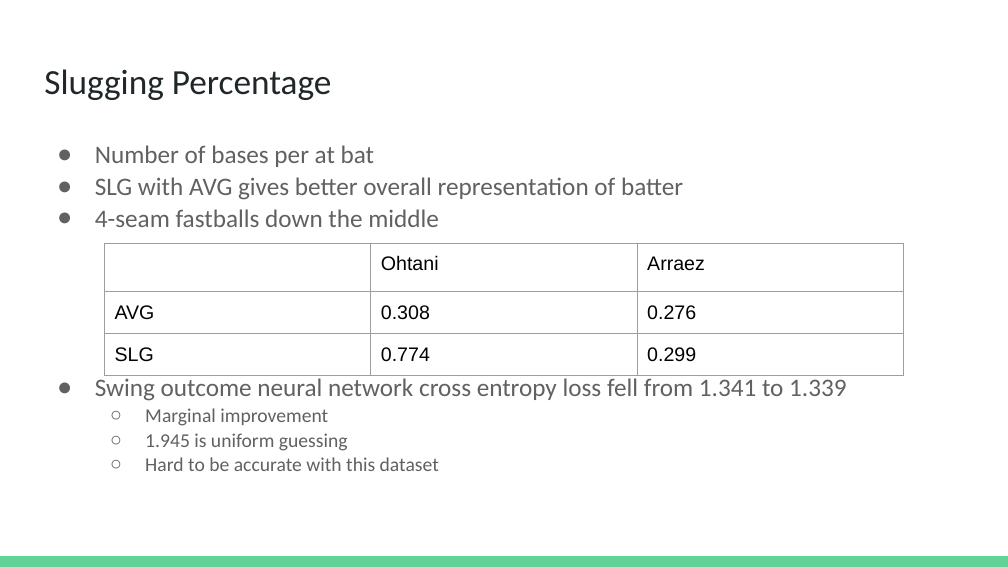
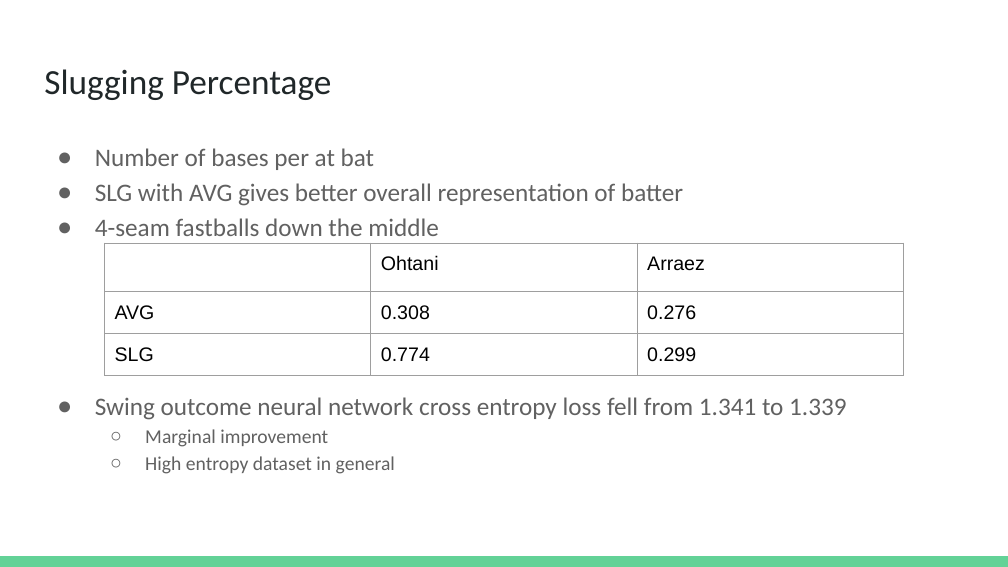
Before and after one commit to Sparmon7/BaseballGameTheory, a slide deck: slide 11 of presentation/Research Presentation.pptx. Drawn at 1008x567 pixels with LibreOffice and Linux fonts; fonts in the diff are those of the drawing. Boxes give left, top, right and bottom in pixels: in the first picture for what was removed or moved away, otherwise in the second. Text is boxed around its words. In the diff, an @@ line names an element or a change of style, - is before the commit and + after.

```diff
--- a/presentation/Research Presentation.pptx
+++ b/presentation/Research Presentation.pptx
@@ text at box(95, 148, 846, 447): line spacing 1.05 to 1.15 @@
@@ text at box(145, 456, 395, 474): text changed @@
-  ○ 1.945 is uniform guessing
-  ○ Hard to be accurate with this dataset
+  ○ High entropy dataset in general
```
Also in this commit, not shown: 3 other slides changed, 1 other file.
